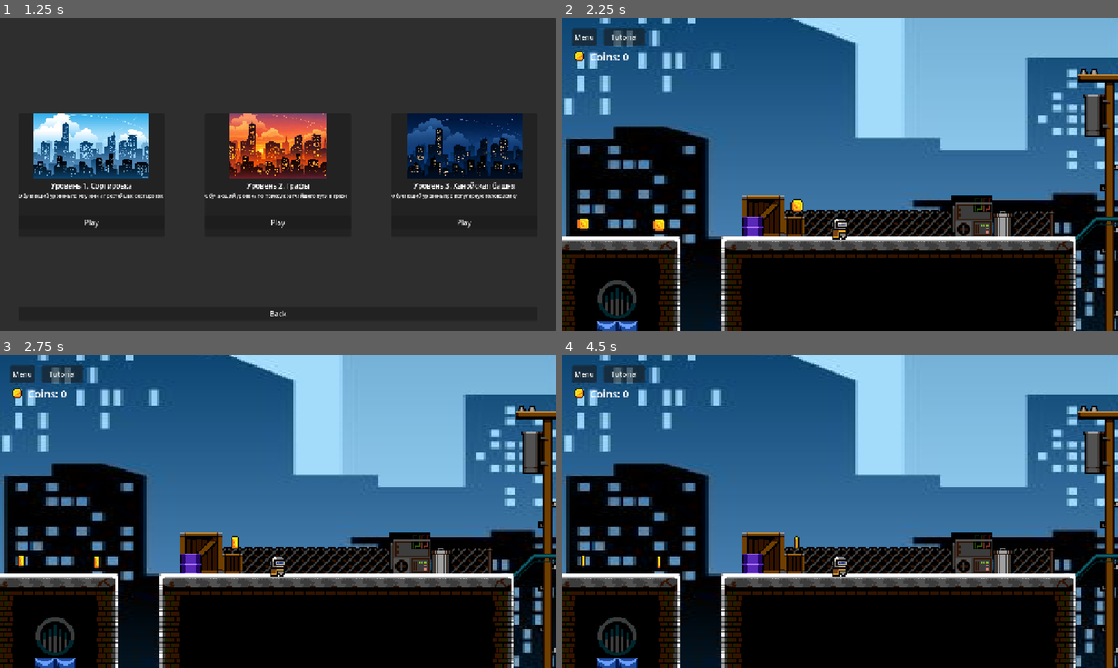
Above: before the commit, frames 1-4 (two rows, left to right).
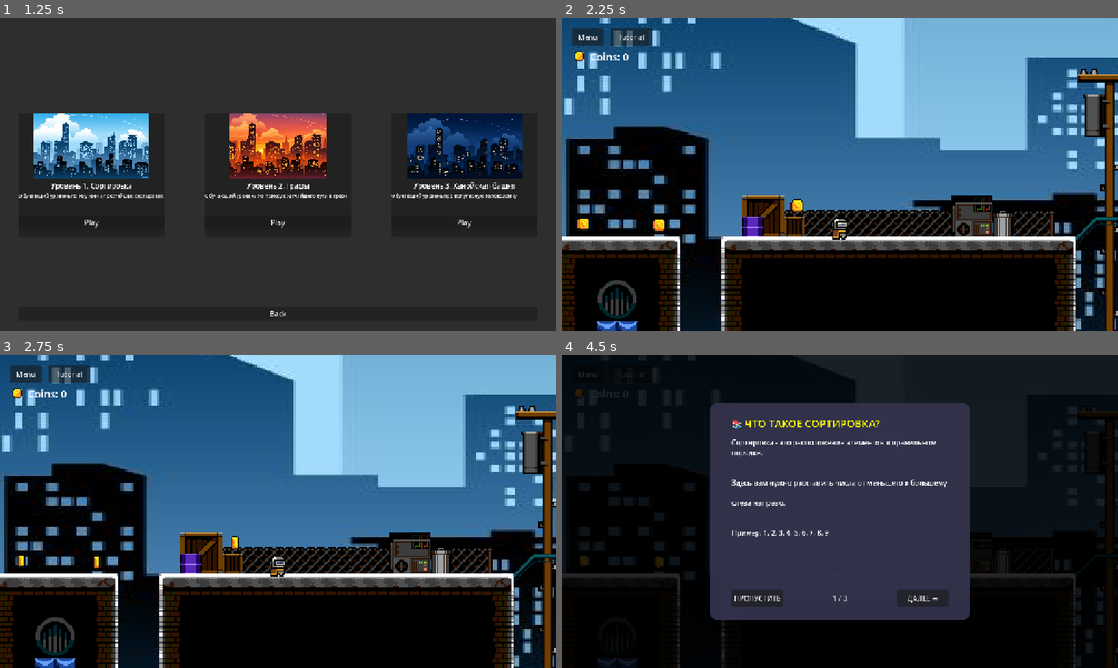
Above: after the commit, the same moments.

Repository: Natr1xon/puzzle_game
Game: Godot game, scene res://scenes/main/main.tscn
Two runs of this game, one before a commit and one after it. Both use one fixed random seed, a clock stepped at 60 frames per second and the inputs below.
Inputs (mouse positions are in pixels of both pictures, inside the frame that each line leads up to):
- Up to frame 1 (1.25 s): click "Play" at 0.5 s
- Up to frame 2 (2.25 s): click "Play" at 1.25 s; click "ПРОПУСТИТЬ" at 2 s
- Up to frame 3 (2.75 s): no input
- Up to frame 4 (4.5 s): click "Menu" at 2.75 s; click (840, 508) at 3.5 s, where only the run after the commit has a clickable "Restart"; click (840, 502) at 4.25 s, where only the run before the commit has a clickable "Resume"

Frame 1 is identical in both runs. In frame 2, 0.3% of the frame differs, in the area x 2-17%, y 3-9%; in frame 3, 0.3%; in frame 4, 73%, in the area x 0-100%, y 0-100%.

Commit message:
add restart button in game menu

Diff:
--- a/project.godot
+++ b/project.godot
@@ -61,14 +61,15 @@
 "events": [Object(InputEventKey,"resource_local_to_scene":false,"resource_name":"","device":-1,"window_id":0,"alt_press …(192 unchanged characters)…
 ]
 }
-game_menu={
+open_game_menu={
 "deadzone": 0.2,
 "events": [Object(InputEventKey,"resource_local_to_scene":false,"resource_name":"","device":-1,"window_id":0,"alt_press …(195 unchanged characters)…
 ]
 }
 open_tutorial={
 "deadzone": 0.2,
-"events": []
+"events": [Object(InputEventKey,"resource_local_to_scene":false,"resource_name":"","device":-1,"window_id":0,"alt_pressed":false,"shift_pressed":false,"ctrl_pressed":false,"meta_pressed":false,"pressed":false,"keycode":0,"physical_keycode":84,"key_label":0,"unicode":116,"location":0,"echo":false,"script":null)
+]
 }
 
 [physics]
--- a/scenes/ui/game_menu.tscn
+++ b/scenes/ui/game_menu.tscn
@@ -50,6 +50,10 @@
 layout_mode = 2
 text = "Resume"
 
+[node name="RestartButton" type="Button" parent="Panel/VBoxContainer" unique_id=617739724]
+layout_mode = 2
+text = "Restart"
+
 [node name="LevelSelectButton" type="Button" parent="Panel/VBoxContainer" unique_id=167267577]
 layout_mode = 2
 text = "Level select"
--- a/scenes/ui/hud.tscn
+++ b/scenes/ui/hud.tscn
@@ -20,7 +20,7 @@
 layout_mode = 0
 offset_left = 24.0
 offset_top = 24.0
-offset_right = 79.0
+offset_right = 96.0
 offset_bottom = 64.0
 text = "Menu"
 
@@ -49,8 +49,8 @@
 
 [node name="TutorialButton" type="Button" parent="." unique_id=405260836]
 layout_mode = 0
-offset_left = 96.0
+offset_left = 112.0
 offset_top = 24.0
-offset_right = 191.0
+offset_right = 207.0
 offset_bottom = 64.0
 text = "Tutorial"
--- a/scripts/level_01/level_logic_1.gd
+++ b/scripts/level_01/level_logic_1.gd
@@ -46,7 +46,7 @@
 				\n2. Нажмите E для проверки
 				\n3. Если всё правильно - уровень пройден!
 				\n\n🎯 Удачи!
-			\n\nЧтобы снова открыть это окно можете воспользоваться клавишей T"
+			\nЧтобы снова открыть это окно можете воспользоваться клавишей T"
 		}
 	]
 
--- a/scripts/level_03.gd
+++ b/scripts/level_03.gd
@@ -4,7 +4,3 @@
 # Called when the node enters the scene tree for the first time.
 func _ready() -> void:
 	pass
-
-# Called every frame. 'delta' is the elapsed time since the previous frame.
-func _process(delta: float) -> void:
-	pass
--- a/scripts/level_2/level_logic_2.gd
+++ b/scripts/level_2/level_logic_2.gd
@@ -52,7 +52,7 @@
 			\n• В конце вы узнаете, насколько ваш путь оптимален
 			\n• Ищите узлы с маленькими числами для минимальной суммы
 			\n\n🎯 Удачи в исследовании графа!
-			\n\nЧтобы снова открыть это окно можете воспользоваться клавишей T"
+			\nЧтобы снова открыть это окно можете воспользоваться клавишей T"
 		}
 	]
 
--- a/scripts/level_3/level_logic_3.gd
+++ b/scripts/level_3/level_logic_3.gd
@@ -52,7 +52,7 @@
 			"text": "Для решения используйте средний стержень как вспомогательный.
 			\n\nПопробуйте найти самый эффективный способ!
 			\n\n🎯 Удачи!
-			\n\nЧтобы снова открыть это окно можете воспользоваться клавишей T"
+			\nЧтобы снова открыть это окно можете воспользоваться клавишей T"
 		}
 	]
 
--- a/scripts/main.gd
+++ b/scripts/main.gd
@@ -10,6 +10,7 @@
 @onready var resume_button = $UI/game_menu/Panel/VBoxContainer/ResumeButton
 
 var current_level_path = ""
+var current_level_instance = null
 var coins := 0
 
 func add_coin():
@@ -35,6 +36,7 @@
 	hud.open_tutorial.connect(_on_open_tutorial)
 
 	game_menu.resume_pressed.connect(_on_resume)
+	game_menu.restart_pressed.connect(_on_restart_level)
 	game_menu.level_select_pressed.connect(_on_level_select_from_game)
 	game_menu.main_menu_pressed.connect(_on_main_menu_from_game)
 
@@ -107,6 +109,12 @@
 	hud.hide()
 	menu.show()
 
+func _on_restart_level():
+	game_menu.hide()
+
+	if current_level_path != "":
+		load_level(current_level_path)
+
 func update_hud_sum(value: int):
 	hud.update_sum(value)
 
@@ -120,17 +128,25 @@
 		child.queue_free()
 
 	var scene = load(path)
-	var level = scene.instantiate()
-	$LevelContainer.add_child(level)
+	current_level_instance = scene.instantiate()
+	$LevelContainer.add_child(current_level_instance)
+
+	var player = current_level_instance.find_child("Player", true, false)
+	if player:
+		player.add_to_group("player")
 
 	for coin in get_tree().get_nodes_in_group("coins"):
 		if not coin.collected.is_connected(add_coin):
 			coin.collected.connect(add_coin)
 
-	var killzone = level.get_node_or_null("KillZone")
+	var killzone = current_level_instance.get_node_or_null("KillZone")
 	if killzone:
 		killzone.player_killed.connect(_on_player_died)
 
 func _on_player_died():
-	if current_level_path != "":
-		load_level(current_level_path)
+	var player = get_tree().get_first_node_in_group("player")
+	if player and player.has_method("respawn"):
+		player.respawn()
+	else:
+		if current_level_path != "":
+			load_level(current_level_path)
--- a/scripts/player.gd
+++ b/scripts/player.gd
@@ -5,6 +5,7 @@
 
 var selected_object = null
 var is_passing_through = false
+var spawn_position = Vector2.ZERO
 
 const ONE_WAY_LAYER = 2
 
@@ -16,6 +17,9 @@
 	floor_max_angle = deg_to_rad(75)
 	floor_stop_on_slope = false
 	floor_snap_length = 5.0
+
+	spawn_position = global_position
+	add_to_group("player")
 
 func _physics_process(delta: float) -> void:
 	if not is_on_floor():
@@ -53,6 +57,17 @@
 		interact_with_tower()
 
 	move_and_slide()
+
+func respawn():
+	global_position = spawn_position
+
+	velocity = Vector2.ZERO
+
+	is_passing_through = false
+
+	modulate = Color(1, 1, 1, 0)
+	var tween = create_tween()
+	tween.tween_property(self, "modulate", Color(1, 1, 1, 1), 0.3)
 
 func interact_with_tower():
 	var level_logic = get_node("../LevelLogic")
--- a/scripts/ui/game_menu.gd
+++ b/scripts/ui/game_menu.gd
@@ -3,15 +3,15 @@
 signal resume_pressed
 signal level_select_pressed
 signal main_menu_pressed
+signal restart_pressed
 
 @onready var resume_btn = $Panel/VBoxContainer/ResumeButton
 @onready var level_btn = $Panel/VBoxContainer/LevelSelectButton
 @onready var menu_btn = $Panel/VBoxContainer/MainMenuButton
+@onready var restart_btn = $Panel/VBoxContainer/RestartButton
 
 func _ready():
 	resume_btn.pressed.connect(func(): resume_pressed.emit())
 	level_btn.pressed.connect(func(): level_select_pressed.emit())
 	menu_btn.pressed.connect(func(): main_menu_pressed.emit())
-
-func _on_button_pressed():
-	level_select_pressed.emit()
+	restart_btn.pressed.connect(func(): restart_pressed.emit())
--- a/scripts/ui/hud.gd
+++ b/scripts/ui/hud.gd
@@ -14,12 +14,14 @@
 	var shortcut = Shortcut.new()
 	var menu_events = InputMap.action_get_events("open_game_menu")
 	if menu_events.size() > 0:
+		print("Щёлк")
 		shortcut.events = menu_events
 		menu_button.shortcut = shortcut
 
 	shortcut = Shortcut.new()
 	var tutorial_events = InputMap.action_get_events("open_tutorial")
 	if tutorial_events.size() > 0:
+		print("Щёлк")
 		shortcut.events = tutorial_events
 		tutorial_button.shortcut = shortcut
 
